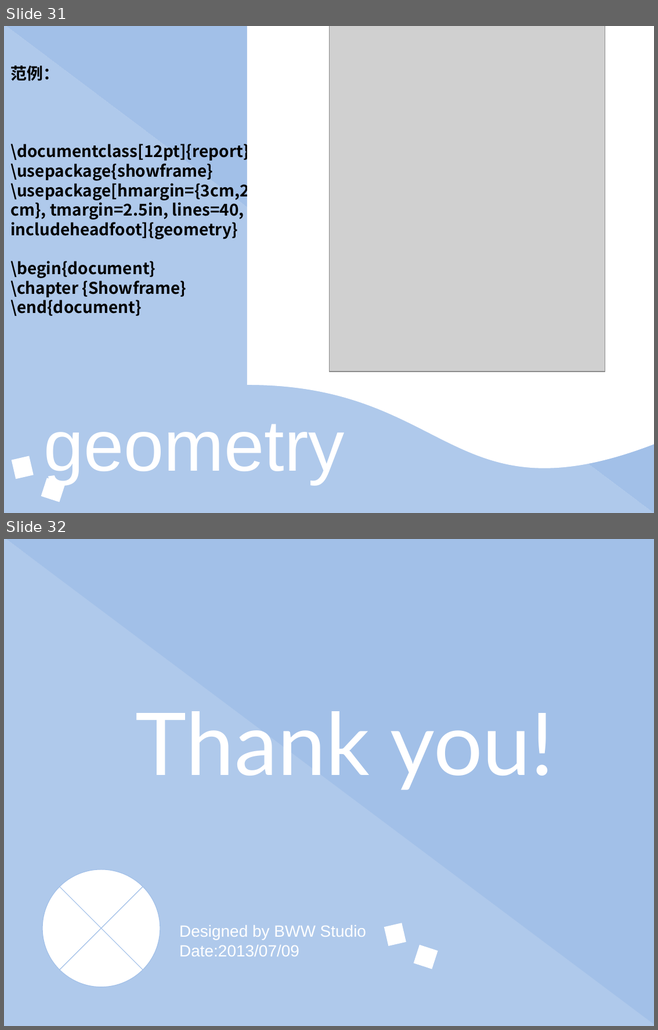
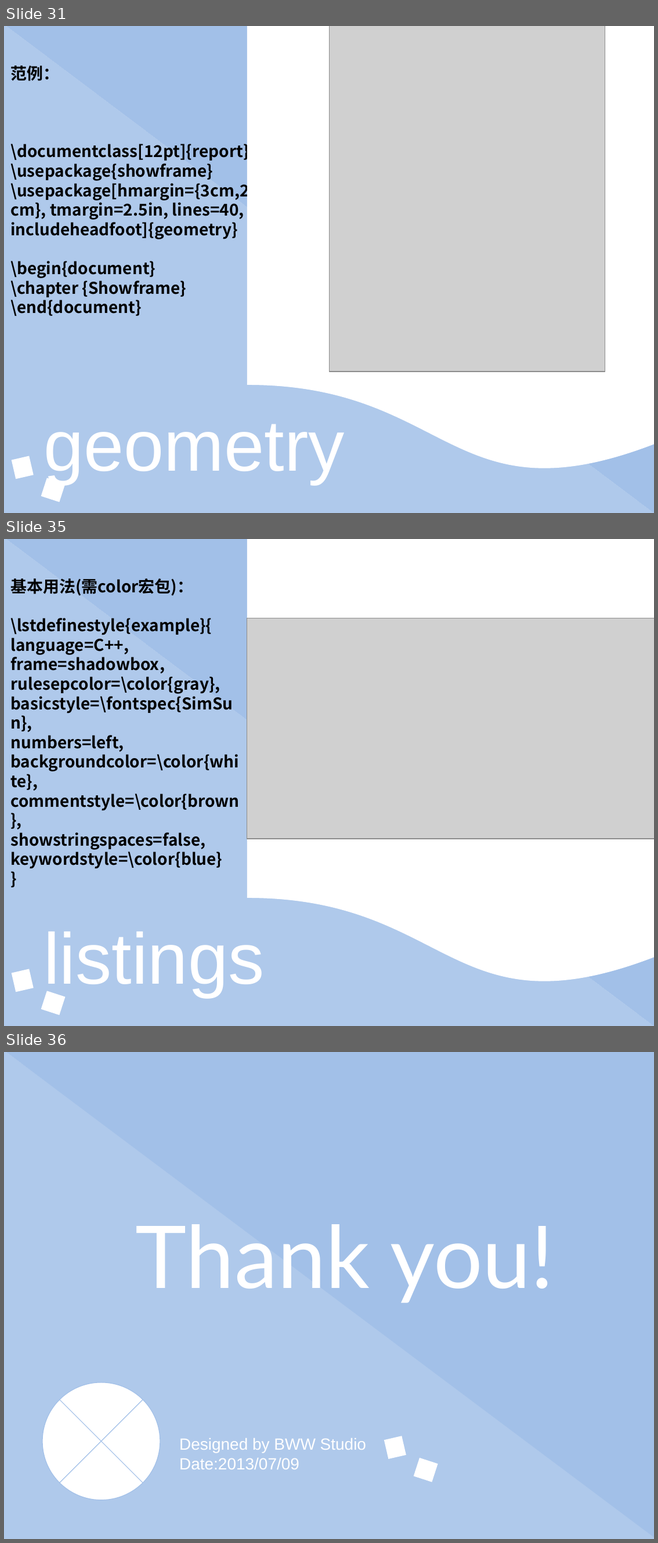
Before and after one commit to eesast/lectures, a slide deck: drafts/latex/常用宏包及其他高阶内容.pptx. Shown one above the other, each under a label of ours: slides 31 and 32 before the commit, slides 31, 35 and 36 after it; the slides between them are not shown. The pictures are 658x1030 and 658x1543 pixels, drawn with LibreOffice and Linux fonts; fonts in the diff are those of the drawing; grey boxes stand for pictures. Boxes give left, top, right and bottom in pixels: in the first picture for what was removed or moved away, otherwise in the second. Text is boxed around its words. In the diff, an @@ line names an element or a change of style, - is before the commit and + after.

```diff
--- a/drafts/latex/常用宏包及其他高阶内容.pptx
+++ b/drafts/latex/常用宏包及其他高阶内容.pptx
@@ slide 35 added at box(4, 539, 654, 1026), background #FFFFFF @@
@@ right triangle added at box(4, 539, 654, 1026), fill #A2C0E8 at 85% opacity @@
@@ right triangle added at box(4, 539, 654, 1026), fill #A2C0E8 @@
@@ flow chart document added at box(247, 539, 654, 987), fill #FFFFFF @@
@@ text added at box(10, 578, 239, 869), 18 pt, text #000000, bold @@
+基本用法(需color宏包)：
+\lstdefinestyle{example}{
+language=C++,
+frame=shadowbox,
+rulesepcolor=\color{gray},
+basicstyle=\fontspec{SimSun},
+numbers=left,
+backgroundcolor=\color{white},
+commentstyle=\color{brown},
+showstringspaces=false,
+keywordstyle=\color{blue}
+}
@@ rectangle added at box(574, 599, 648, 645), fill #FFFFFF, outline #FFFFFF 0.75 pt @@
@@ picture added at box(247, 618, 654, 839) @@
@@ rectangle added at box(539, 609, 569, 624), fill #FFFFFF, outline #FFFFFF 0.75 pt @@
@@ rectangle added at box(574, 804, 648, 850), fill #FFFFFF, outline #FFFFFF 0.75 pt @@
@@ text added at box(43, 932, 264, 997), 80 pt, text #FFFFFF @@
+listings
@@ rectangle added at box(11, 969, 33, 992), fill #FFFFFF @@
@@ rectangle added at box(41, 991, 65, 1016), fill #FFFFFF @@
@@ what was slide 32 is now slide 36 @@
```
Also in this commit, not shown: 1 slide changed, 3 other slides added.
